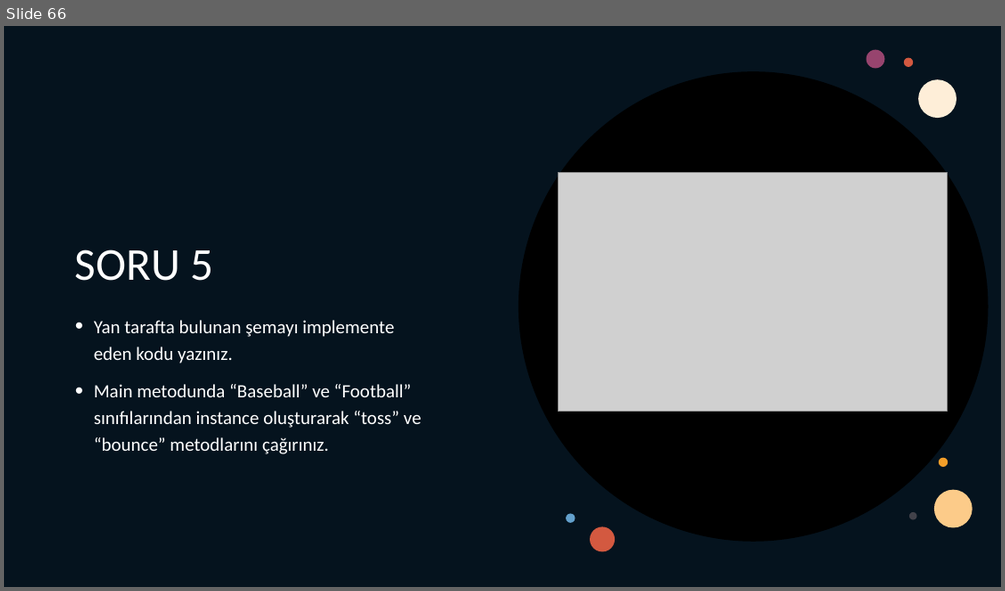
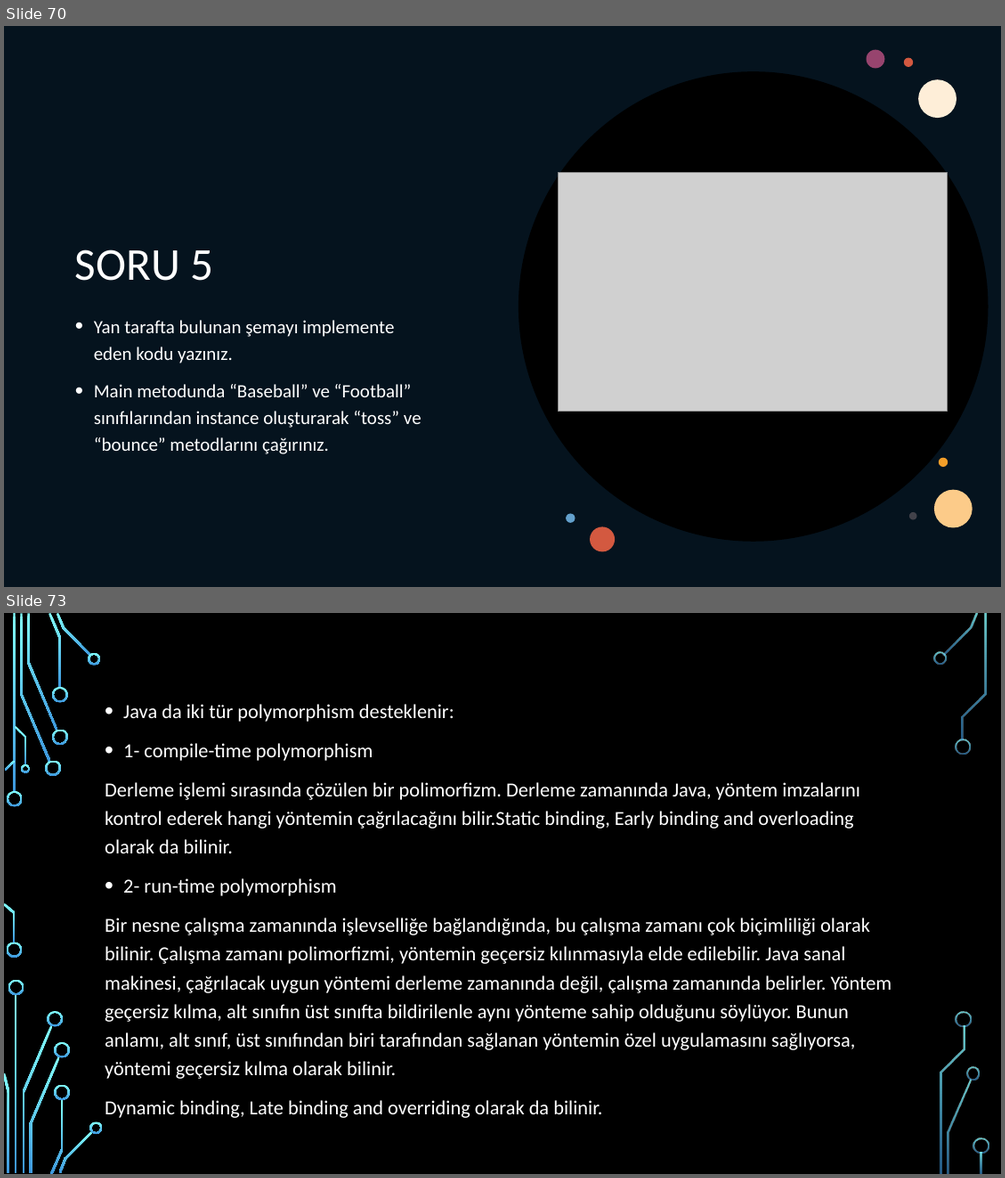
Before and after one commit to burakduman-bilgeadam/sunum, a slide deck: OOPPart2.pptx. Shown one above the other, each under a label of ours: slide 66 before the commit, slides 70 and 73 after it; the slides between them are not shown. The pictures are 1005x591 and 1005x1178 pixels, drawn with LibreOffice and Linux fonts; fonts in the diff are those of the drawing; grey boxes stand for pictures; background and template pictures are left out. Boxes give left, top, right and bottom in pixels: in the first picture for what was removed or moved away, otherwise in the second. Text is boxed around its words. In the diff, an @@ line names an element or a change of style, - is before the commit and + after.

```diff
--- a/OOPPart2.pptx
+++ b/OOPPart2.pptx
@@ slide 73 added at [4,613,1001,1174], background picture (left out); not listed: 17 template elements that a slide beside it also shows @@
@@ text added at [105,704,892,1118], 19.2 pt, text #FFFFFF @@
+• Java da iki tür polymorphism desteklenir:
+• 1- compile-time polymorphism
+Derleme işlemi sırasında çözülen bir polimorfizm. Derleme zamanında Java, yöntem imzalarını kontrol ederek hangi yöntemin çağrılacağını bilir.Static binding, Early binding and overloading olarak da bilinir.
+• 2- run-time polymorphism
+Bir nesne çalışma zamanında işlevselliğe bağlandığında, bu çalışma zamanı çok biçimliliği olarak bilinir. Çalışma zamanı polimorfizmi, yöntemin geçersiz kılınmasıyla elde edilebilir. Java sanal makinesi, çağrılacak uygun yöntemi derleme zamanında değil, çalışma zamanında belirler. Yöntem geçersiz kılma, alt sınıfın üst sınıfta bildirilenle aynı yönteme sahip olduğunu söylüyor. Bunun anlamı, alt sınıf, üst sınıfından biri tarafından sağlanan yöntemin özel uygulamasını sağlıyorsa, yöntemi geçersiz kılma olarak bilinir.
+Dynamic binding, Late binding and overriding olarak da bilinir.
@@ group added at [7,652,989,1172]: 19 freeform shapes @@
@@ what was slide 66 is now slide 70 @@
```
Also in this commit, not shown: 4 slides changed, 25 other slides added, 5 other files.
